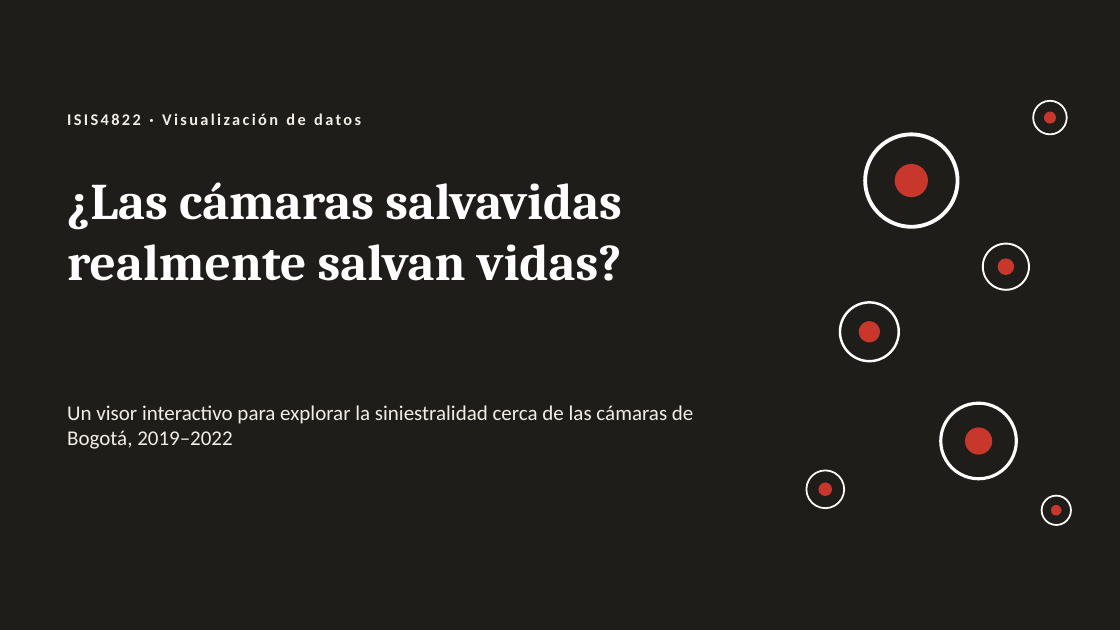
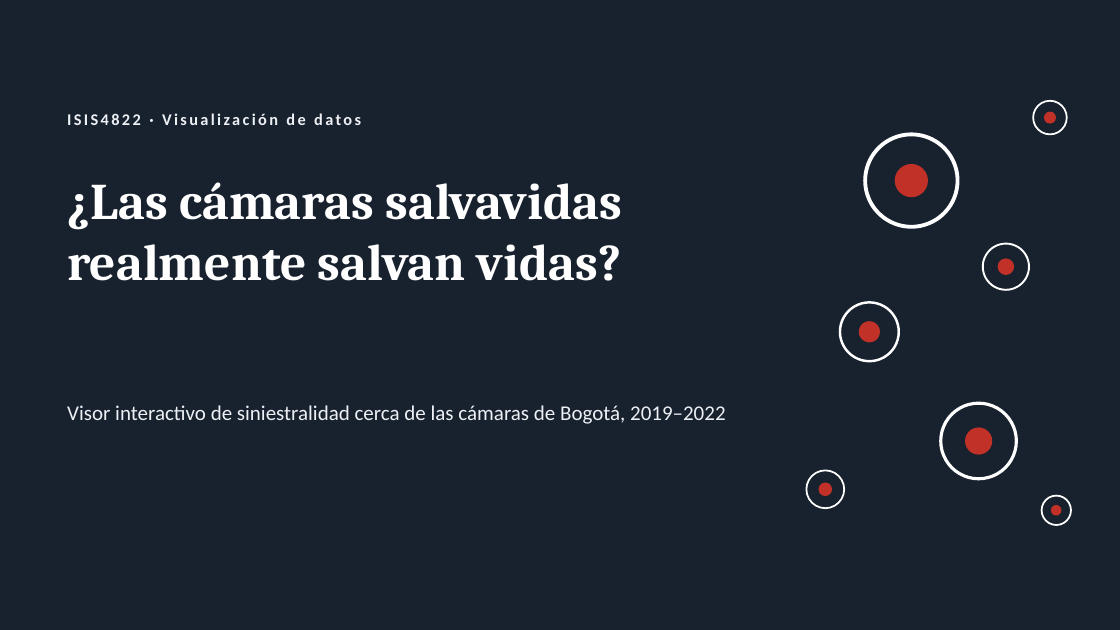
Before and after one commit to DiegoMunevar2007/ISIS4822-Accidentalidad, a slide deck: slide 1 of presentacion/Visor_Camaras_Salvavidas.pptx. Drawn at 1120x630 pixels with LibreOffice and Linux fonts; fonts in the diff are those of the drawing. Boxes give left, top, right and bottom in pixels: in the first picture for what was removed or moved away, otherwise in the second. Text is boxed around its words. In the diff, an @@ line names an element or a change of style, - is before the commit and + after.

```diff
--- a/presentacion/Visor_Camaras_Salvavidas.pptx
+++ b/presentacion/Visor_Camaras_Salvavidas.pptx
@@ background #1F1D1A to #18212E @@
@@ text "ISIS4822 · Visualización de datos" at box(67, 113, 361, 125): text colour #F2EEE6 to #EDF0F4 @@
@@ text at box(67, 405, 725, 424): text changed; text colour #F2EEE6 to #EDF0F4 @@
-Un visor interactivo para explorar la siniestralidad cerca de las cámaras de Bogotá, 2019–2022
+Visor interactivo de siniestralidad cerca de las cámaras de Bogotá, 2019–2022
@@ fill #1F1D1A to #18212E in 7 elements at box(865, 134, 958, 227), box(983, 244, 1029, 290), box(840, 302, 899, 361), box(941, 403, 1017, 479), box(1033, 101, 1067, 134), box(807, 471, 844, 508), box(1042, 496, 1071, 525) @@
@@ fill #C8372C to #C23128 in 7 elements at box(895, 164, 928, 197), box(998, 259, 1015, 276), box(859, 321, 880, 342), box(965, 428, 992, 455), box(1044, 112, 1056, 124), box(818, 482, 832, 496), box(1051, 505, 1062, 516) @@
```
Also in this commit, not shown: 4 other slides changed, 7 slides added, 10 slides removed, 17 other files.
